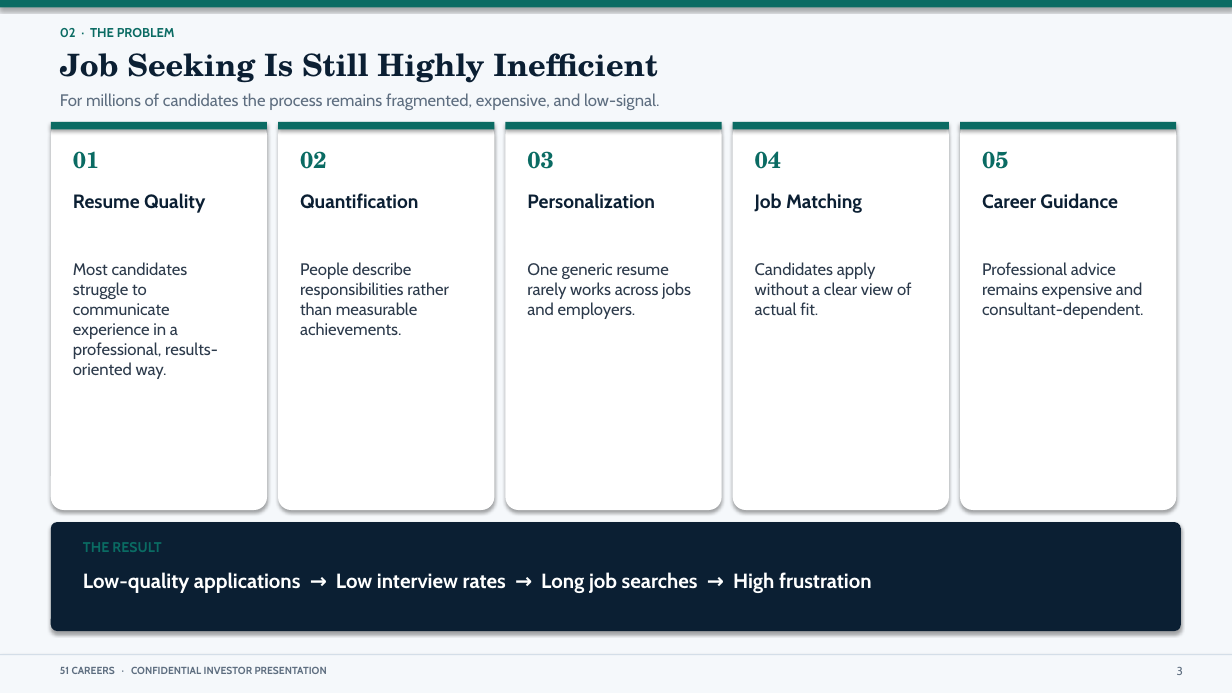
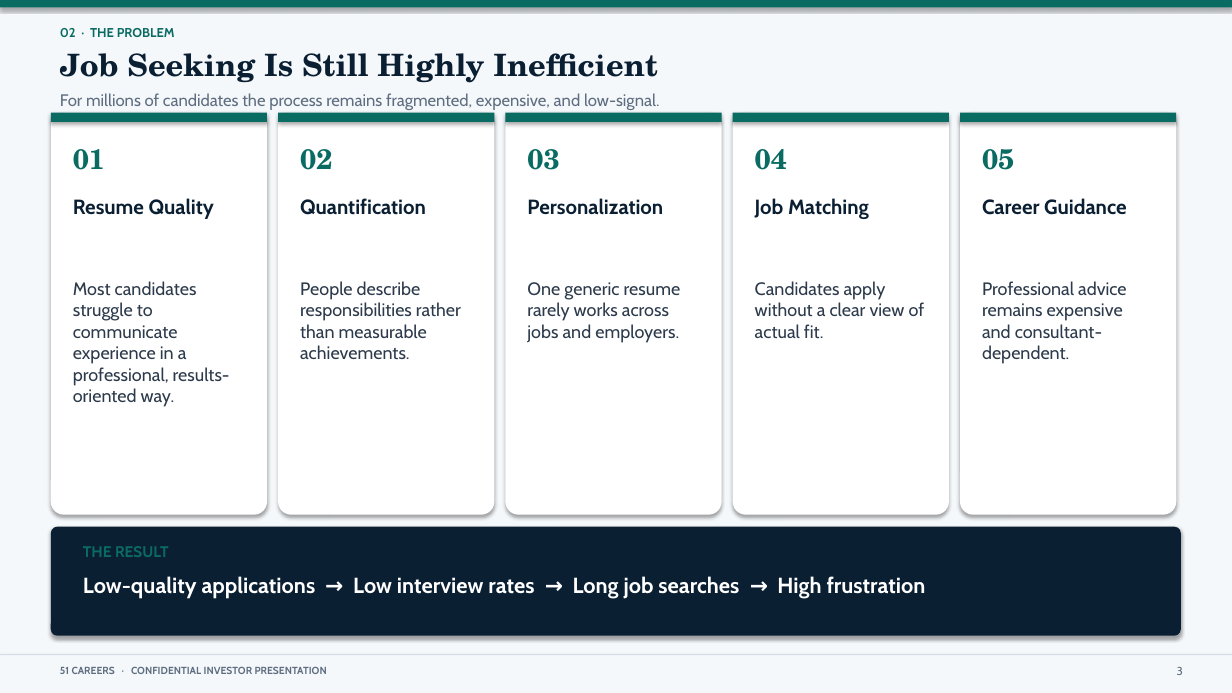
Before and after one commit to anthonyleedu/anthonyleedu, a slide deck: slide 3 of 51Careers_Addition.pptx. Drawn at 1232x693 pixels with LibreOffice and Linux fonts; fonts in the diff are those of the drawing. Boxes give left, top, right and bottom in pixels: in the first picture for what was removed or moved away, otherwise in the second. Text is boxed around its words. In the diff, an @@ line names an element or a change of style, - is before the commit and + after.

```diff
--- a/51Careers_Addition.pptx
+++ b/51Careers_Addition.pptx
@@ rounded rectangle: place and size @@
-rounded rectangle at (51,122,267,510)
+rounded rectangle at (51,113,267,515)
@@ rounded rectangle: place and size @@
-rounded rectangle at (278,122,494,510)
+rounded rectangle at (278,113,494,515)
@@ rounded rectangle: place and size @@
-rounded rectangle at (506,122,722,510)
+rounded rectangle at (506,113,722,515)
@@ rounded rectangle: place and size @@
-rounded rectangle at (733,122,949,510)
+rounded rectangle at (733,113,949,515)
@@ rounded rectangle: place and size @@
-rounded rectangle at (960,122,1177,510)
+rounded rectangle at (960,113,1177,515)
@@ 5 rectangles: place and size @@
-5 rectangles at (51,122,1177,129)
+5 rectangles at (51,113,1177,122)
@@ size 18 to 22 pt in 5 elements at (73,149,105,170), (300,149,332,170), (527,149,559,170), (755,149,787,170), (982,149,1014,170) @@
@@ size 15 to 16 pt in 5 elements at (73,198,214,219), (300,198,426,215), (527,198,663,215), (755,198,869,219), (982,198,1126,215) @@
@@ text "Most candidates struggle to communicate ...": place and size @@
-text "Most candidates struggle to communicate ..." at (73,262,218,379)
+text "Most candidates struggle to communicate ..." at (73,281,230,407)
@@ text "People describe responsibilities rather than ...": place and size @@
-text "People describe responsibilities rather than ..." at (300,262,449,335)
+text "People describe responsibilities rather than ..." at (300,281,461,359)
@@ text "One generic resume rarely works ...": place and size @@
-text "One generic resume rarely works ..." at (527,263,691,319)
+text "One generic resume rarely works ..." at (527,282,681,343)
@@ text "Candidates apply without a clear ...": place and size @@
-text "Candidates apply without a clear ..." at (755,262,912,315)
+text "Candidates apply without a clear ..." at (755,281,925,338)
@@ size 13 to 14 pt in 5 elements at (73,281,230,407), (300,281,461,359), (527,282,681,343), (755,281,925,338), (982,281,1127,364) @@
@@ text "Professional advice remains expensive and ...": place and size @@
-text "Professional advice remains expensive and ..." at (982,262,1144,319)
+text "Professional advice remains expensive and ..." at (982,281,1127,364)
@@ rounded rectangle: place and size @@
-rounded rectangle at (51,522,1181,631)
+rounded rectangle at (51,527,1181,636)
@@ text "THE RESULT" at (83,546,169,557): size 11 to 12 pt @@
@@ text "Low-quality applications → Low interview ..." at (83,576,926,599): size 16 to 17 pt @@
```
Also in this commit, not shown: 25 other slides changed, 1 other file.
